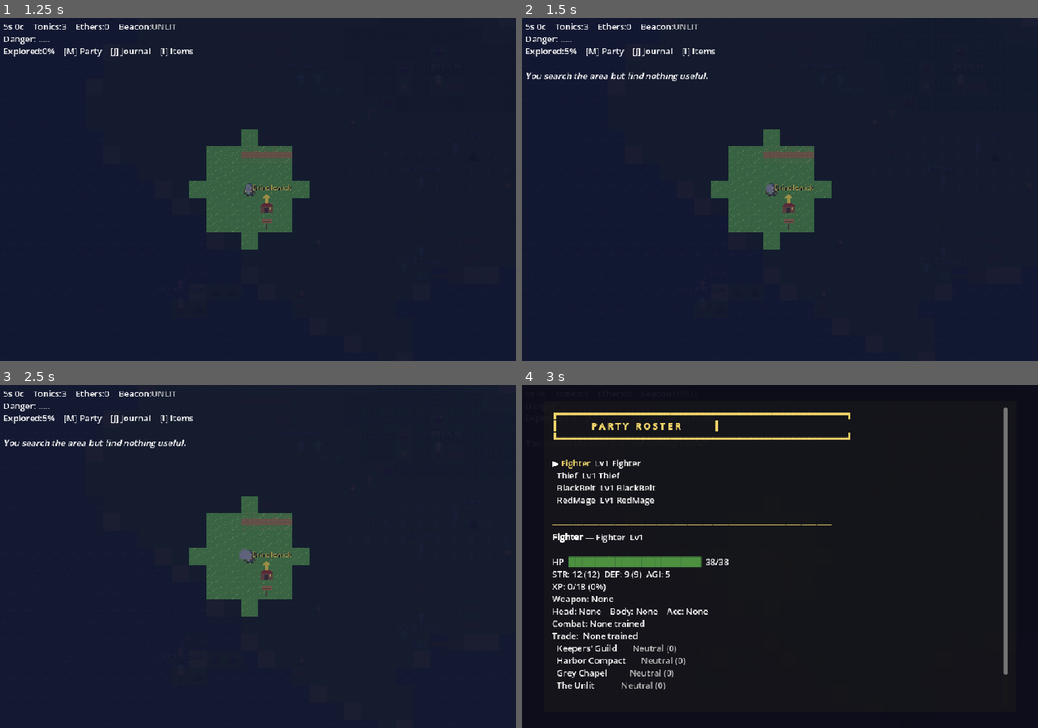
Above: before the commit, frames 1-4 (two rows, left to right).
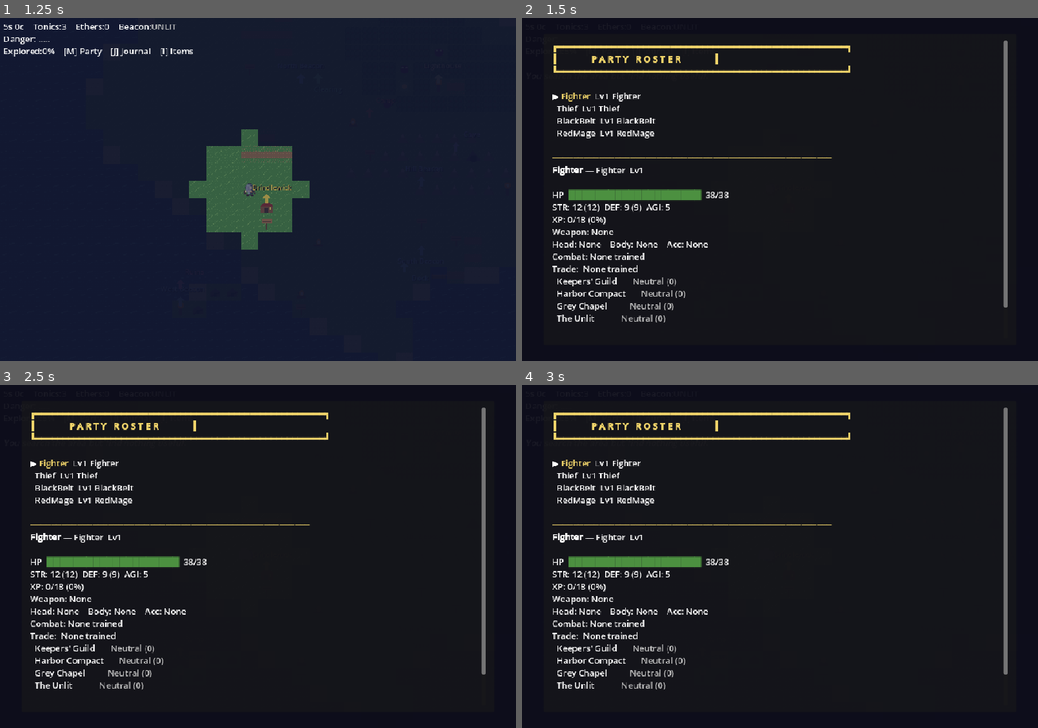
Above: after the commit, the same moments.

Repository: wink-/lanternhouse
Game: Godot game, scene res://scenes/title/title.tscn
Same seed, same stepped clock (60 frames per second), same inputs: the game is played once before the commit and once after it.
Inputs:
- Up to frame 1 (1.25 s): tap Enter at 0.5 s; hold W (move_up) from 0.53 s (still down); tap C at 0.6 s; tap Space at 0.77 s; tap M at 0.8 s
- Up to frame 2 (1.5 s): keep holding W (move_up); tap Space at 1.25 s; tap M at 1.35 s
- Up to frame 3 (2.5 s): tap Space at 1.52 s; tap C at 1.55 s; tap Enter at 2 s; release W (move_up) at 2.03 s; hold A (move_left) from 2.03 s (still down); tap E (interact) at 2.1 s; tap M at 2.3 s
- Up to frame 4 (3 s): keep holding A (move_left); tap Space at 2.75 s; tap C at 2.85 s

Frame 1 is identical in both runs. In frame 2, 14% of the frame differs, in the area x 0-100%, y 0-100%; in frame 3, 14%; in frame 4, nothing differs.

Commit message:
Fix journal toggle input

Diff:
--- a/scripts/overworld.gd
+++ b/scripts/overworld.gd
@@ -467,14 +467,19 @@
 # ── Input ──────────────────────────────────────────────────────────────────
 func _unhandled_input(event: InputEvent) -> void:
 	if char_sheet and char_sheet.active:
+		char_sheet._unhandled_input(event)
 		return
 	if quest_journal and quest_journal.active:
+		quest_journal._unhandled_input(event)
 		return
 	if inventory_screen and inventory_screen.active:
+		inventory_screen._unhandled_input(event)
 		return
 	if settings_screen and settings_screen.active:
+		settings_screen._unhandled_input(event)
 		return
 	if fishing_screen and fishing_screen.active:
+		fishing_screen._unhandled_input(event)
 		return
 	if minimap and minimap.visible:
 		return
@@ -515,7 +520,7 @@
 	elif event.keycode == KEY_F4:
 		_toggle_admin_mode()
 		return
-	elif event.keycode == KEY_C:
+	elif event.keycode == KEY_C or event.keycode == KEY_M:
 		if char_sheet:
 			if char_sheet.active:
 				char_sheet.close()
--- a/scripts/questjournal.gd
+++ b/scripts/questjournal.gd
@@ -30,9 +30,8 @@
 
 func _update() -> void:
 	var lines: Array = []
-	lines.append("[b][color=#f0d46a]╔══════════════════════════════════════════════════════╗[/color][/b]")
-	lines.append("[b][color=#f0d46a]║              Q U E S T   J O U R N A L              ║[/color][/b]")
-	lines.append("[b][color=#f0d46a]╚══════════════════════════════════════════════════════╝[/color][/b]")
+	lines.append("[b][color=#f0d46a]Q U E S T   J O U R N A L[/color][/b]")
+	lines.append("[color=#f0d46a]──────────────────────────────────────────────────────[/color]")
 	lines.append("")
 
 	# Active quests
Not shown, changed: docs/LEARNING_LOG.md
